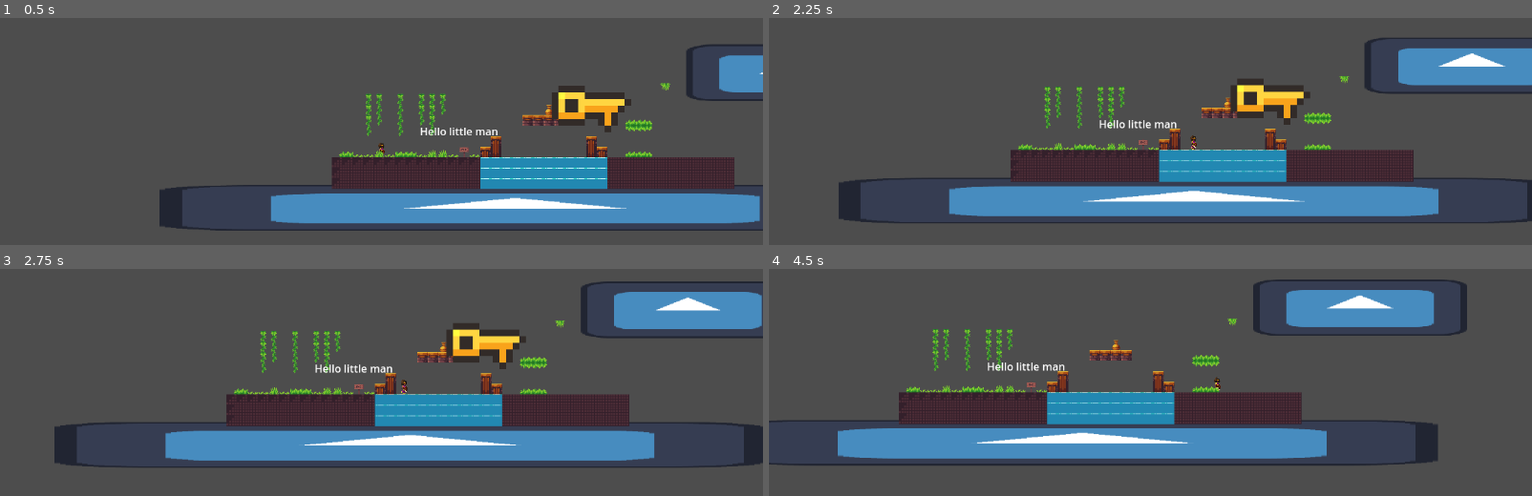
Above: before the commit, frames 1-4 (two rows, left to right).
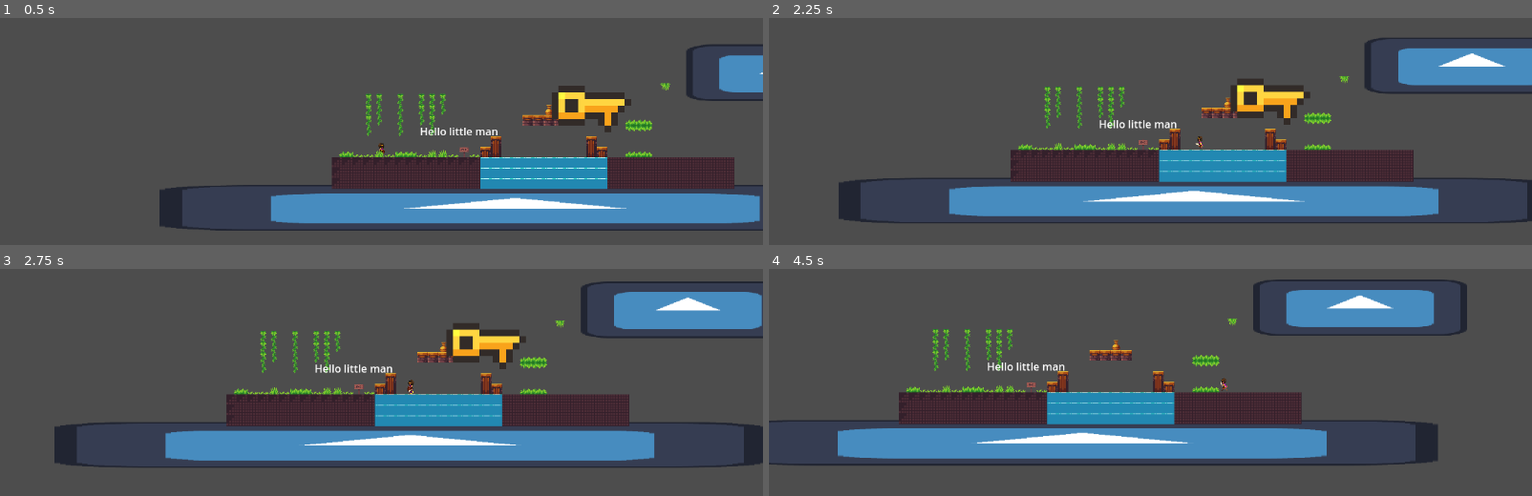
Above: after the commit, the same moments.

Repository: The-E21/TempleExploreDurhack24
Game: Godot game, scene res://Scenes/temple_scene.tscn
The game is run twice, just before and just after one commit, with the same random seed, the same clock (stepped at 60 frames per second) and the same inputs. The engine's default icon, where the game draws it, is replaced by a stand-in: a white triangle on a blue panel in a dark square.
Inputs:
- Up to frame 1 (0.5 s): no input
- Up to frame 2 (2.25 s): hold E (interact) 0.53-1.28 s; hold D (move_right) 0.53-2.03 s; tap Space (jump) at 0.77, 1.52 s; tap E (interact) at 1.35 s; hold A (move_left) from 2.03 s (still down); hold E (interact) from 2.03 s (still down)
- Up to frame 3 (2.75 s): keep holding A (move_left); keep holding E (interact)
- Up to frame 4 (4.5 s): release A (move_left) at 2.78 s; release E (interact) at 2.78 s; hold D (move_right) 2.78-4.28 s; tap E (interact) at 2.85, 4.35 s; tap Space (jump) at 3.02, 3.77 s; hold E (interact) 3.53-4.28 s; hold A (move_left) from 4.28 s (still down)

Frame 1 is identical in both runs. In frame 2, less than 0.1% of the frame differs, in the area x 55-57%, y 51-58%; in frame 3, less than 0.1%, in the area x 52-55%, y 48-56%; in frame 4, less than 0.1%.

Commit message:
WASD now turns

Diff:
--- a/Scripts/playerscript.gd
+++ b/Scripts/playerscript.gd
@@ -99,7 +99,7 @@
 func updateAnimation():
 	var dir
 	var direction
-	dir = Input.get_axis("ui_left", "ui_right")
+	dir = Input.get_axis("move_left", "move_right")
 	direction = 'still'
 	if dir == 0 :
 		animations.play('still')
